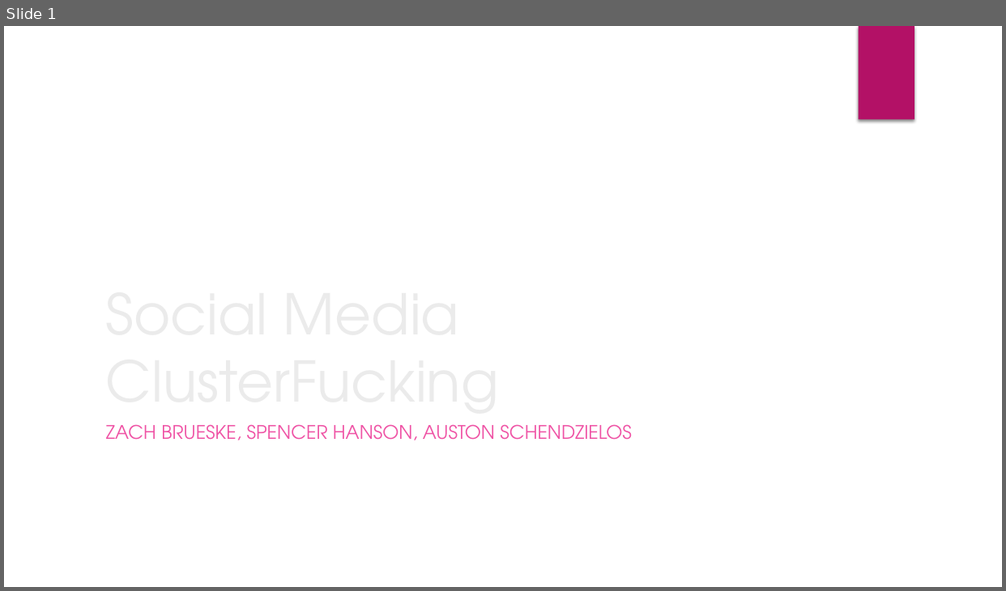
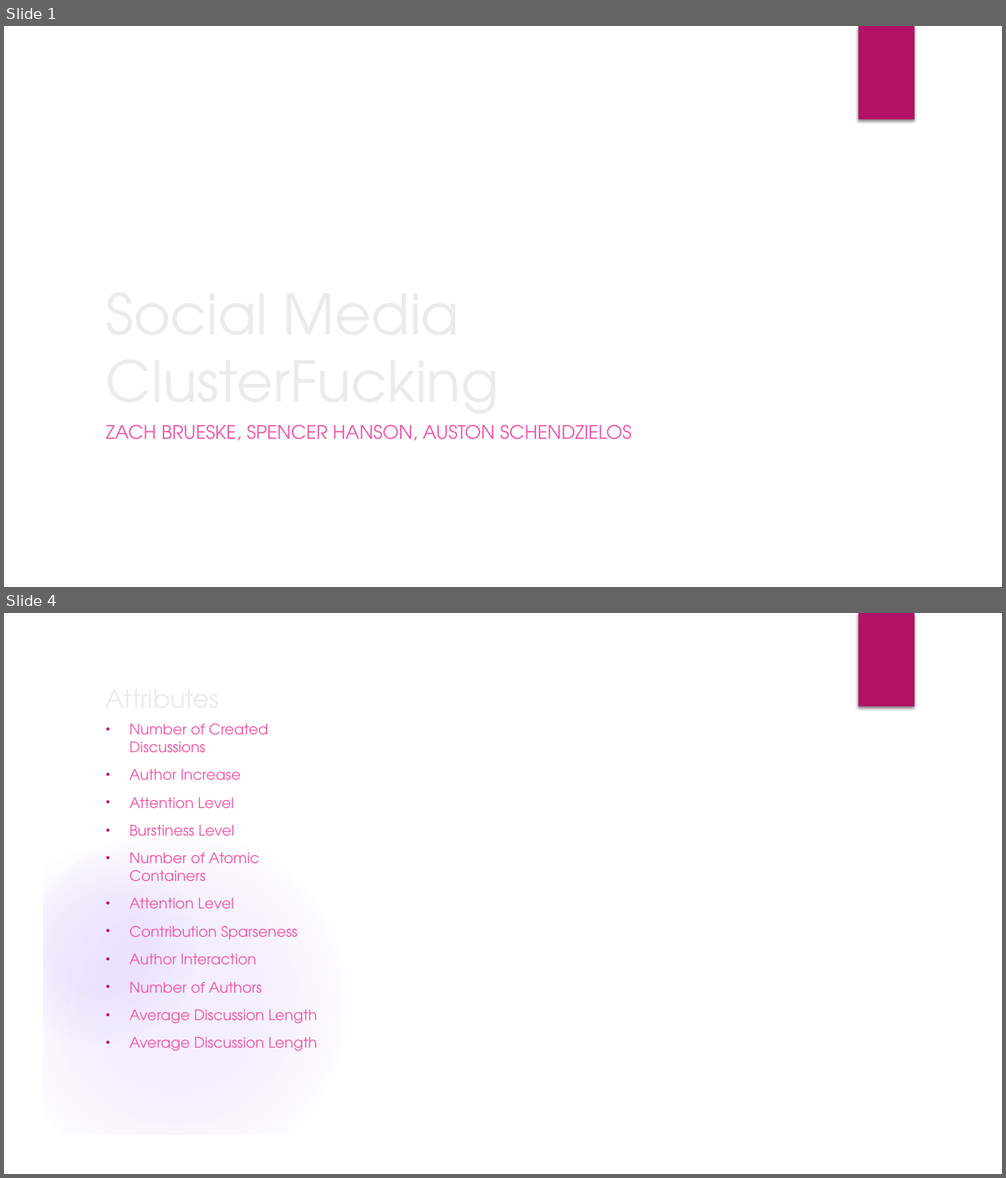
Before and after one commit to Austhyma/DataMining_Project, a slide deck: FinalPresentation.pptx. Shown one above the other, each under a label of ours: slide 1 before the commit, slides 1 and 4 after it; the slides between them are not shown. The pictures are 1006x591 and 1006x1178 pixels, drawn with LibreOffice and Linux fonts; fonts in the diff are those of the drawing; background and template pictures are left out. Boxes give left, top, right and bottom in pixels: in the first picture for what was removed or moved away, otherwise in the second. Text is boxed around its words. In the diff, an @@ line names an element or a change of style, - is before the commit and + after.

Commit message:
presentation stuff

```diff
--- a/FinalPresentation.pptx
+++ b/FinalPresentation.pptx
@@ slide 4 added at (x1=4, y1=613, x2=1002, y2=1174), background picture (left out); not listed: 1 template element that a slide beside it also shows @@
@@ group added at (x1=4, y1=613, x2=1002, y2=1174): 4 ellipses, 3 freeform shapes, 1 rectangle @@
@@ title added at (x1=98, y1=677, x2=326, y2=717), 24 pt, text #EBEBEB @@
+Attributes
@@ text added at (x1=130, y1=723, x2=317, y2=1051), 14 pt, text #EF53A5 @@
+• Number of Created Discussions
+• Author Increase
+• Attention Level
+• Burstiness Level
+• Number of Atomic Containers
+• Attention Level
+• Contribution Sparseness
+• Author Interaction
+• Number of Authors
+• Average Discussion Length
+• Average Discussion Length
```
Also in this commit, not shown: 1 slide changed, 3 other slides added, 2 slides removed, 11 other files.
